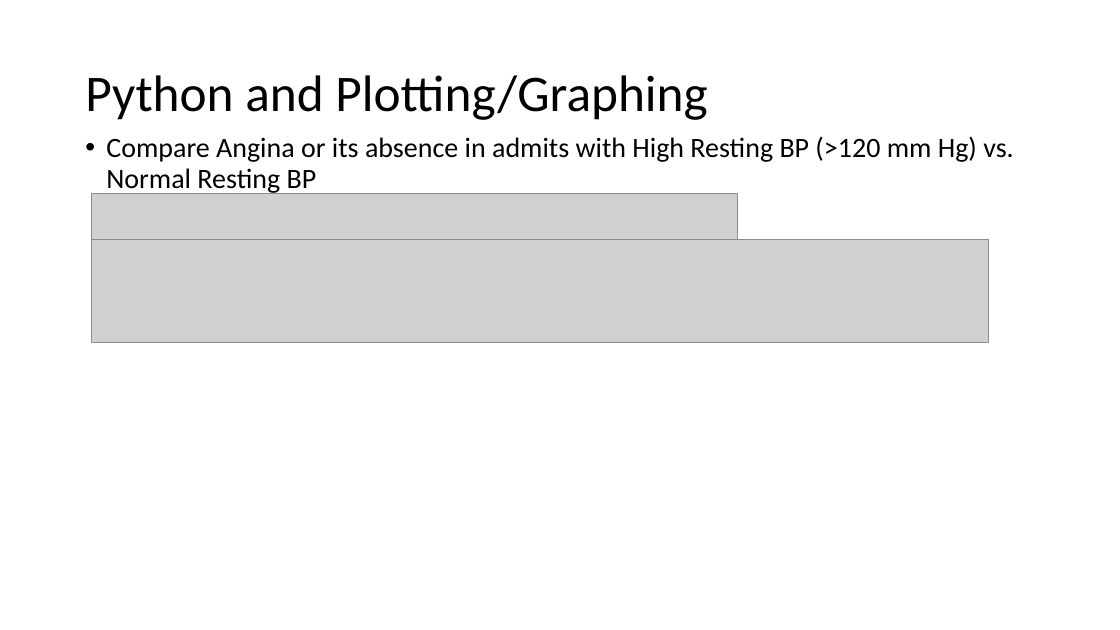
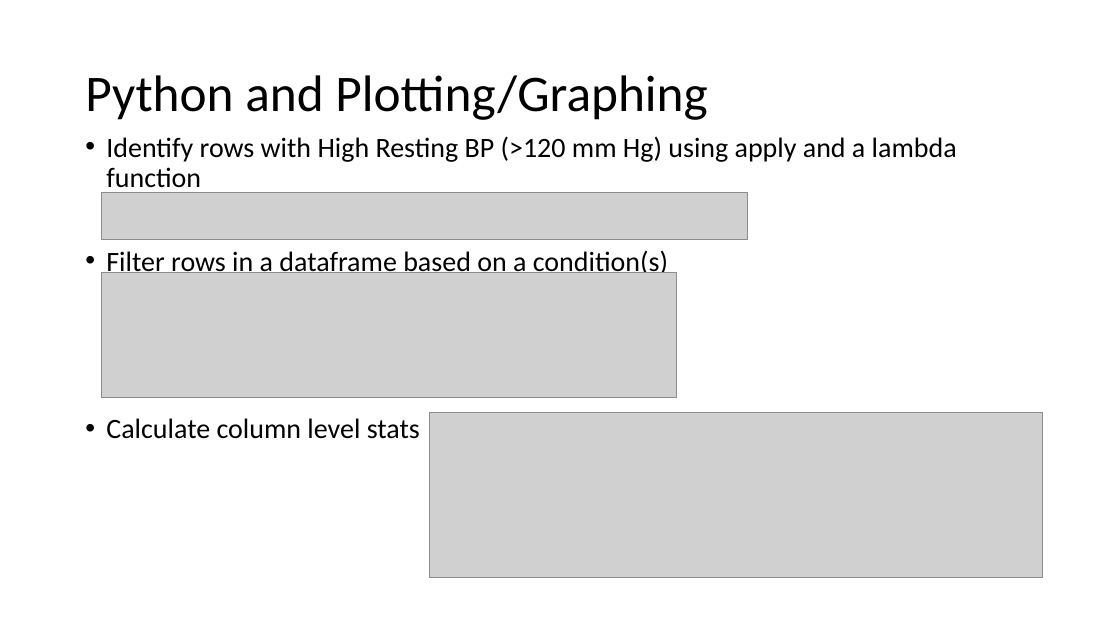
Before and after one commit to ndeshpa/Bootcamp, a slide deck: slide 9 of PythonLabPlots.pptx. Drawn at 1120x630 pixels with LibreOffice and Linux fonts; fonts in the diff are those of the drawing; grey boxes stand for pictures. Boxes give left, top, right and bottom in pixels: in the first picture for what was removed or moved away, otherwise in the second. Text is boxed around its words. In the diff, an @@ line names an element or a change of style, - is before the commit and + after.

Commit message:
Updated Slides

```diff
--- a/PythonLabPlots.pptx
+++ b/PythonLabPlots.pptx
@@ text at [106,136,957,439]: text changed @@
-• Compare Angina or its absence in admits with High Resting BP (>120 mm Hg) vs. Normal Resting BP
+• Identify rows with High Resting BP (>120 mm Hg) using apply and a lambda function
+• Filter rows in a dataframe based on a condition(s)
+• Calculate column level stats
@@ picture: place and size @@
-picture at [91,193,737,240]
+picture at [102,192,748,239]
@@ picture removed at [91,239,988,343] @@
@@ picture added at [102,272,677,397] @@
@@ picture added at [429,413,1043,578] @@
```
Also in this commit, not shown: 1 slide added.
